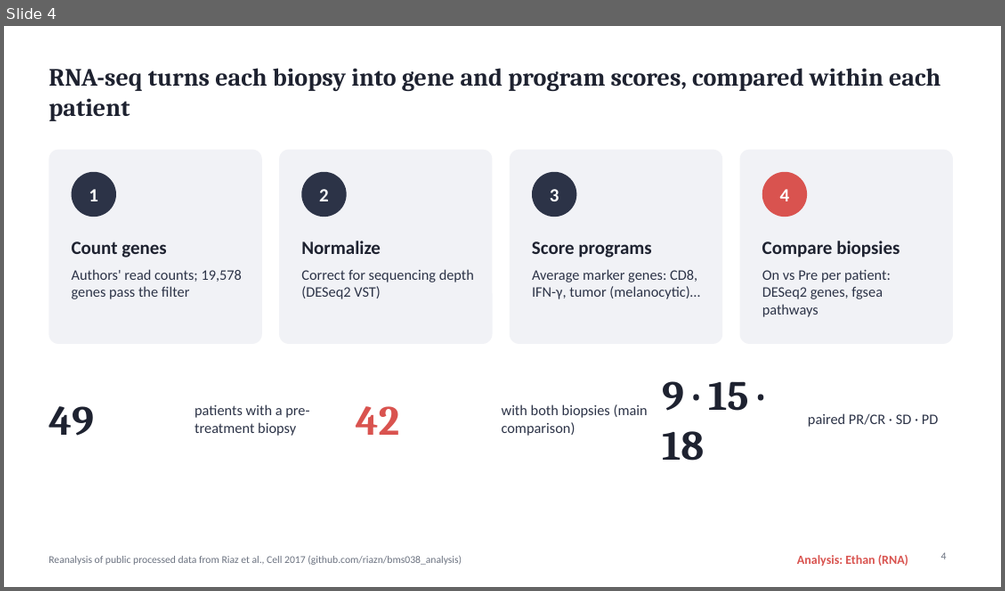
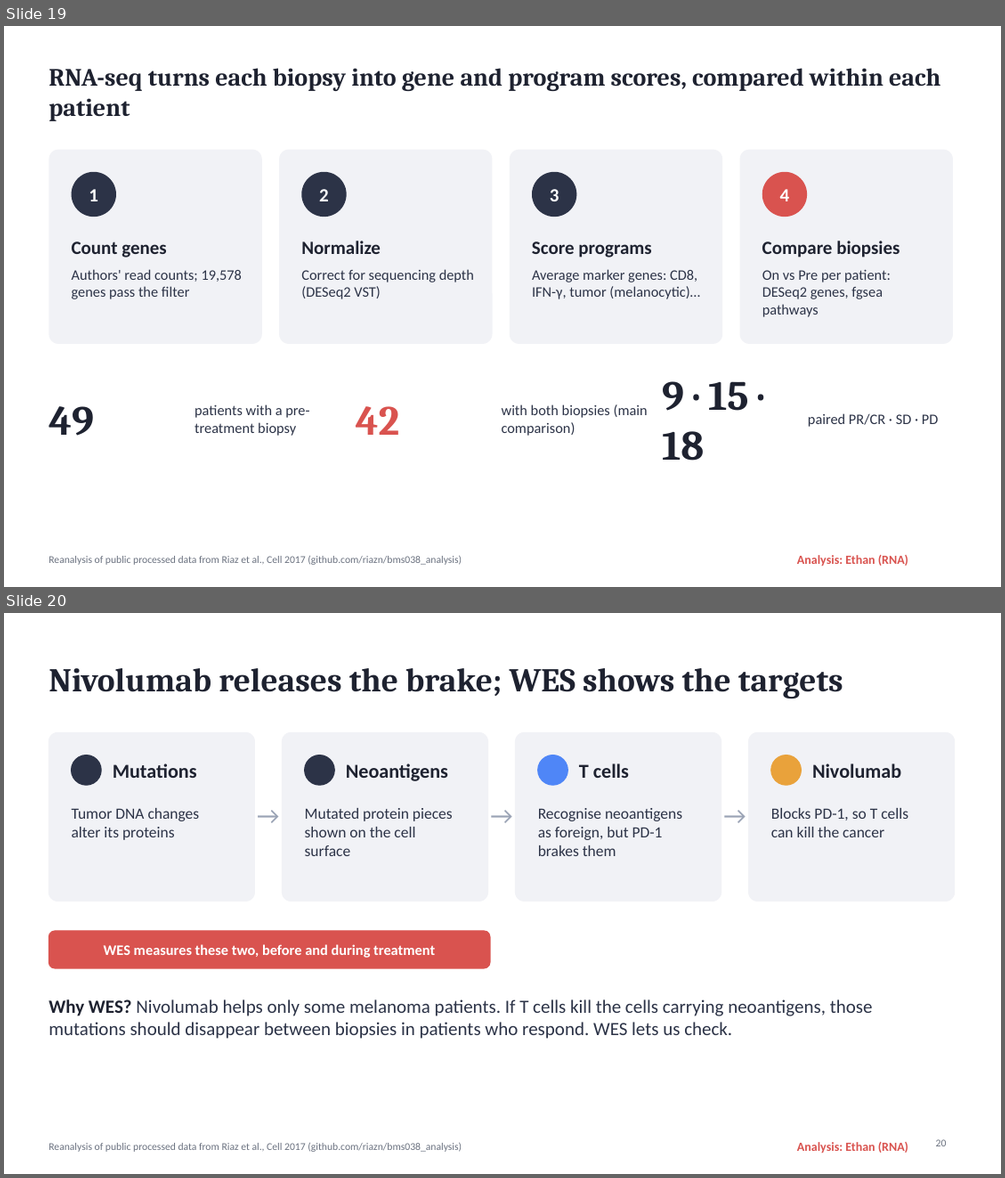
Before and after one commit to linethan04/Immunology-Final-Project, a slide deck: RNA_Ethan/slides/RNA_10slides_Ethan.pptx. Shown one above the other, each under a label of ours: slide 4 before the commit, slides 19 and 20 after it. The pictures are 1005x591 and 1005x1178 pixels, drawn with LibreOffice and Linux fonts; fonts in the diff are those of the drawing. Boxes give left, top, right and bottom in pixels: in the first picture for what was removed or moved away, otherwise in the second. Text is boxed around its words. In the diff, an @@ line names an element or a change of style, - is before the commit and + after.

```diff
--- a/RNA_Ethan/slides/RNA_10slides_Ethan.pptx
+++ b/RNA_Ethan/slides/RNA_10slides_Ethan.pptx
@@ slide 20 added at (x1=4, y1=613, x2=1001, y2=1174), background #FFFFFF; not listed: 2 template elements that a slide beside it also shows @@
@@ title added at (x1=48, y1=668, x2=843, y2=698), 32 pt, text #1E2230, bold @@
+Nivolumab releases the brake; WES shows the targets
@@ rounded rectangle added at (x1=48, y1=732, x2=254, y2=900), fill #F1F2F6, outline #F1F2F6 1 pt @@
@@ rounded rectangle added at (x1=283, y1=732, x2=488, y2=900), fill #F1F2F6, outline #F1F2F6 1 pt @@
@@ rounded rectangle added at (x1=516, y1=732, x2=721, y2=900), fill #F1F2F6, outline #F1F2F6 1 pt @@
@@ rounded rectangle added at (x1=749, y1=732, x2=955, y2=900), fill #F1F2F6, outline #F1F2F6 1 pt @@
@@ ellipse added at (x1=72, y1=755, x2=101, y2=785), fill #2C3347, outline #2C3347 1 pt @@
@@ text added at (x1=113, y1=763, x2=197, y2=778), 19 pt, text #1E2230, bold @@
+Mutations
@@ ellipse added at (x1=305, y1=755, x2=334, y2=785), fill #2C3347, outline #2C3347 1 pt @@
@@ text added at (x1=346, y1=763, x2=448, y2=781), 19 pt, text #1E2230, bold @@
+Neoantigens
@@ ellipse added at (x1=538, y1=755, x2=568, y2=785), fill #4F86F7, outline #4F86F7 1 pt @@
@@ text added at (x1=579, y1=763, x2=629, y2=778), 19 pt, text #1E2230, bold @@
+T cells
@@ ellipse added at (x1=771, y1=755, x2=801, y2=785), fill #E9A23B, outline #E9A23B 1 pt @@
@@ text added at (x1=812, y1=763, x2=901, y2=778), 19 pt, text #1E2230, bold @@
+Nivolumab
@@ text added at (x1=254, y1=796, x2=283, y2=834), 24 pt, text #9AA3B5 @@
+→
@@ text added at (x1=488, y1=796, x2=516, y2=834), 24 pt, text #9AA3B5 @@
+→
@@ text added at (x1=721, y1=796, x2=749, y2=834), 24 pt, text #9AA3B5 @@
+→
@@ text added at (x1=72, y1=808, x2=200, y2=840), 15 pt, text #2C3347 @@
+Tumor DNA changes alter its proteins
@@ text added at (x1=305, y1=808, x2=453, y2=856), 15 pt, text #2C3347 @@
+Mutated protein pieces shown on the cell surface
@@ text added at (x1=538, y1=808, x2=682, y2=856), 15 pt, text #2C3347 @@
+Recognise neoantigens as foreign, but PD-1 brakes them
@@ text added at (x1=771, y1=808, x2=908, y2=837), 15 pt, text #2C3347 @@
+Blocks PD-1, so T cells can kill the cancer
@@ rounded rectangle added at (x1=48, y1=931, x2=490, y2=968), fill #D9534F, outline #D9534F 1 pt @@
@@ text added at (x1=104, y1=944, x2=435, y2=957), 14 pt, text #FFFFFF, bold @@
+WES measures these two, before and during treatment
@@ text added at (x1=48, y1=999, x2=873, y2=1038), 18 pt, text #2C3347 @@
+Why WES? Nivolumab helps only some melanoma patients. If T cells kill the cells carrying neoantigens, those mutations should disappear between biopsies in patients who respond. WES lets us check.
@@ page number added at (x1=936, y1=1139, x2=947, y2=1146), 10 pt, text #6B7280 @@
+20
@@ what was slide 4 is now slide 19 @@
@@ slide 19 changed as well @@
@@ page number removed at (x1=941, y1=552, x2=947, y2=559) @@
-4
```
Also in this commit, not shown: 8 other slides changed, 17 other slides added, 1 slide removed, 5 other files.
